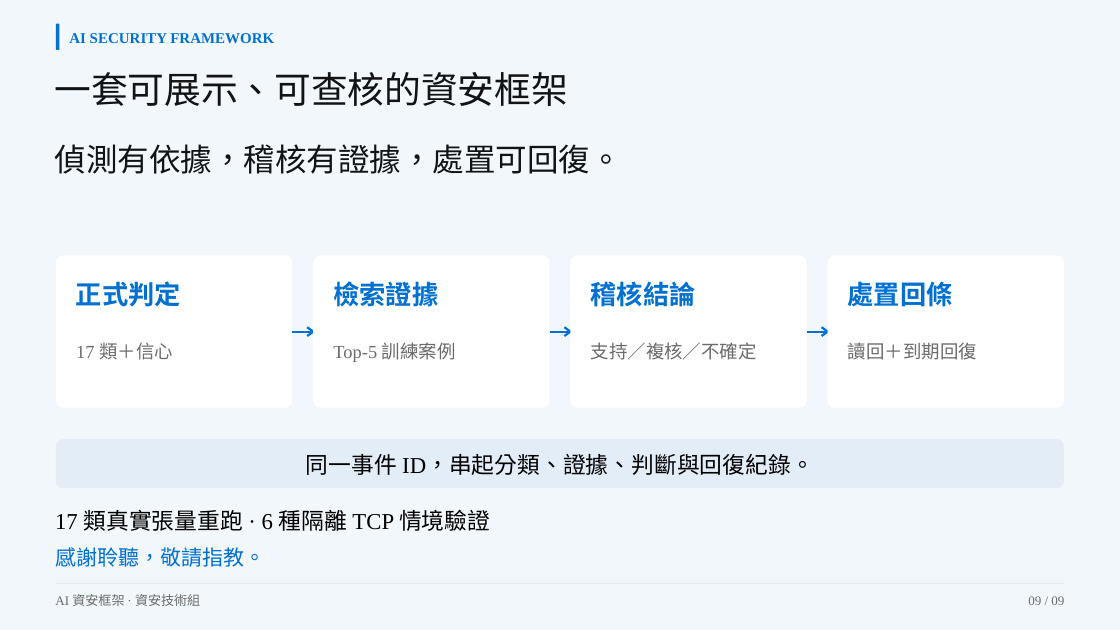
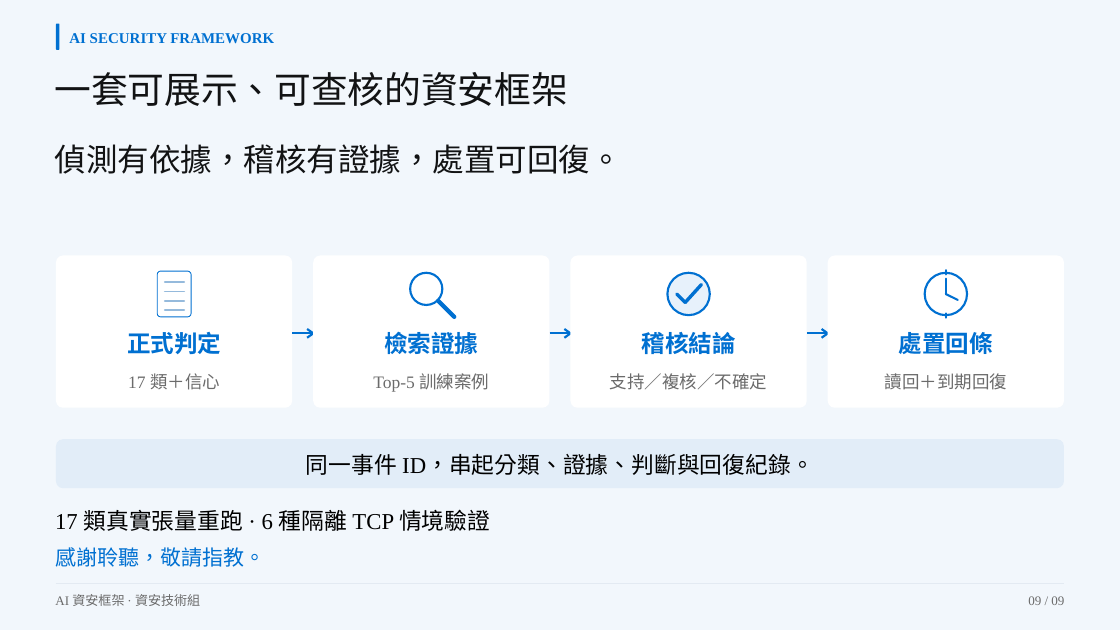
Before and after one commit to Lily09-project/innoserve-competition, a slide deck: slide 9 of deliverables/決賽簡報_AI資安框架.pptx. Drawn at 1120x630 pixels with LibreOffice and Linux fonts; fonts in the diff are those of the drawing. Boxes give left, top, right and bottom in pixels: in the first picture for what was removed or moved away, otherwise in the second. Text is boxed around its words. In the diff, an @@ line names an element or a change of style, - is before the commit and + after.

```diff
--- a/deliverables/決賽簡報_AI資安框架.pptx
+++ b/deliverables/決賽簡報_AI資安框架.pptx
@@ size 22.5 to 20.2 pt; alignment left to centre in 4 elements at [384,328,478,358], [642,332,736,354], [899,328,993,358], [127,332,221,354] @@
@@ text "正式判定": place and size @@
-text "正式判定" at [76,281,181,307]
+text "正式判定" at [127,332,221,354]
@@ text "檢索證據": place and size @@
-text "檢索證據" at [333,281,438,307]
+text "檢索證據" at [384,328,478,358]
@@ text "稽核結論": place and size @@
-text "稽核結論" at [590,281,695,307]
+text "稽核結論" at [642,332,736,354]
@@ outline redrawn in 3 elements at [308,329,313,338], [565,329,571,338], [822,329,828,338] @@
@@ text "處置回條": place and size @@
-text "處置回條" at [848,281,953,307]
+text "處置回條" at [899,328,993,358]
@@ group added at [157,271,967,318]: 11 freeform shapes, 3 ellipses, 1 rounded rectangle @@
@@ size 15.8 to 15 pt; alignment left to centre in 4 elements at [610,373,767,390], [373,373,489,392], [885,373,1007,390], [128,373,220,390] @@
@@ text "17 類＋信心": place and size @@
-text "17 類＋信心" at [76,343,173,360]
+text "17 類＋信心" at [128,373,220,390]
@@ text "Top-5 訓練案例": place and size @@
-text "Top-5 訓練案例" at [333,342,456,362]
+text "Top-5 訓練案例" at [373,373,489,392]
@@ text "支持／複核／不確定": place and size @@
-text "支持／複核／不確定" at [591,342,757,360]
+text "支持／複核／不確定" at [610,373,767,390]
@@ text "讀回＋到期回復": place and size @@
-text "讀回＋到期回復" at [848,342,977,360]
+text "讀回＋到期回復" at [885,373,1007,390]
```
Also in this commit, not shown: 8 other slides changed, 16 other files.
